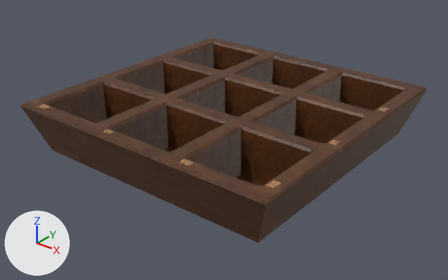
A saved change to the Blender file artwork/tic-tac-toe.blend.
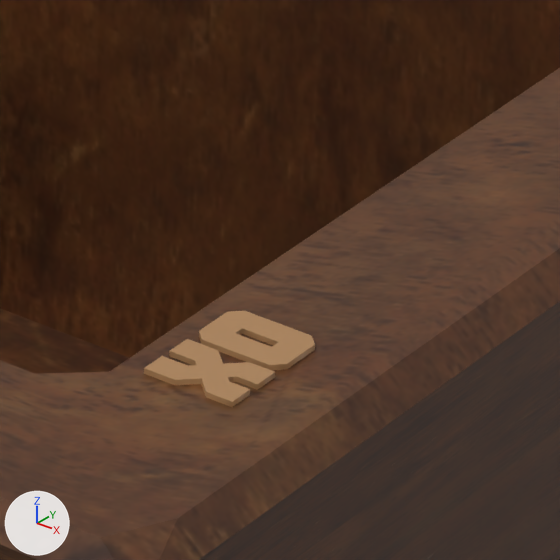
The first picture shows the older version from a 50 mm camera at (11.74, -15.03, 7.99) aimed at (0.02, -0.38, -1.09). The close-ups show both versions on the part from 57% to 67% of the width and 55% to 72% of the height of that picture; other places that the commit changed are outside them. Arrows for +X, +Y and +Z are at lower left; the lights stay in place.

Objects in the first close-up: 'Box', 'BoxSide2', 'Labels'.
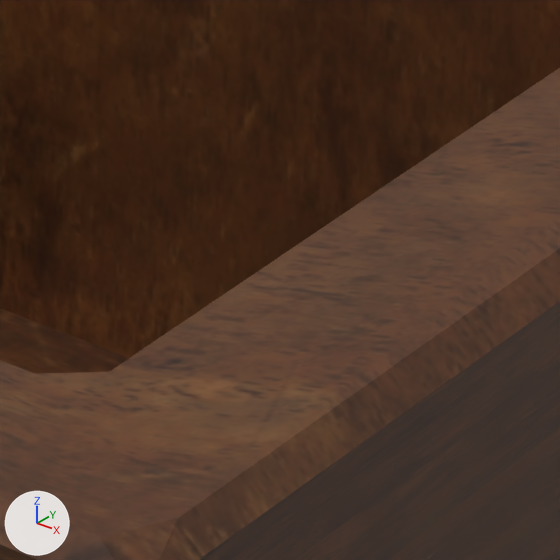
Location of each change, (x1, y1, x2, y2) in pixels of the close-ups (560 x 560 px):
'Labels', moved, turned (not visible afterwards)
    before: (144, 311, 315, 407)

What changed in the scene script:
```text
Change ob_labels:
    ob_labels.rotation_euler: (0.0, 0.0, 1.571) -> (0.0, 0.0, 0.0)  # degrees (0, 0, 90) -> degrees (0, 0, 0)
    ob_labels.location: (4.5, -4.1, 0.41) -> (-4.093, -4.494, 0.41)
```
